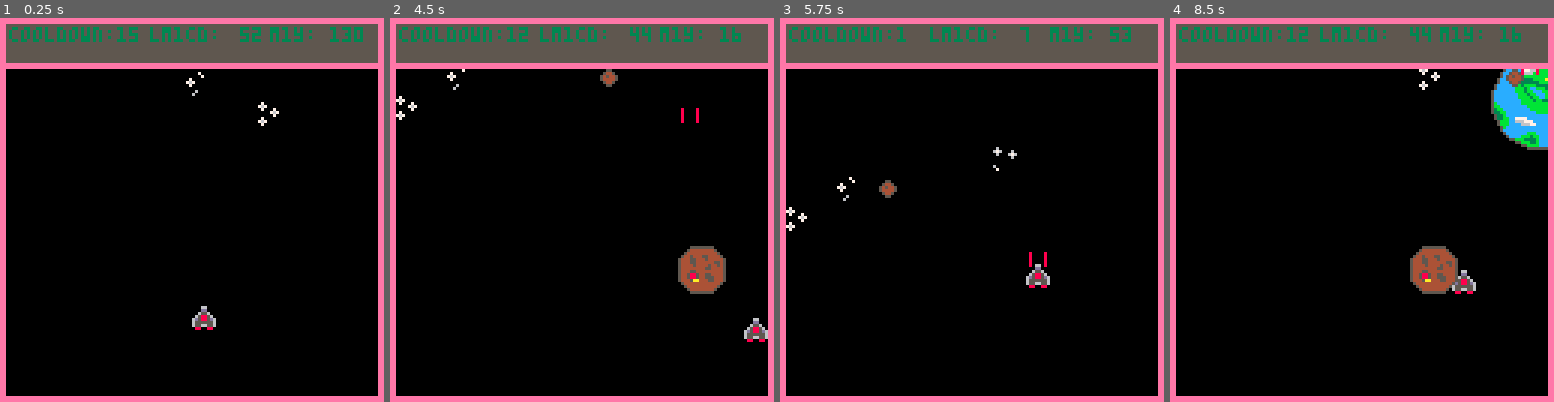
Above: before the commit, frames 1-4 (left to right).
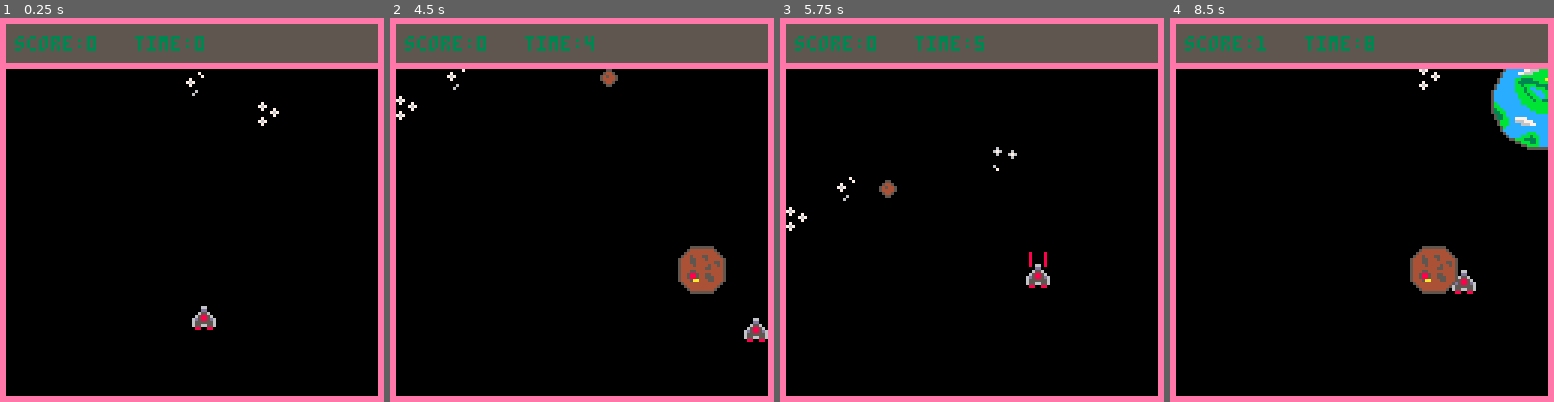
Above: after the commit, the same moments.

Repository: NeoTheSilent/Pico8_SpaceShooter
Game: PICO-8 cartridge spacerock.p8
Two runs of this game, one before a commit and one after it. Both use one fixed random seed, a clock stepped at 60 frames per second and the inputs below.
Inputs:
- Up to frame 1 (0.25 s): no input
- Up to frame 2 (4.5 s): tap O (Z key) at 0.7, 1.7, 2.1, 2.5, 2.9, 3.3, 3.7, 4.1 s; hold Right 1.6-2.1 s; hold Up 2.15-2.42 s; hold Right 2.47-3.03 s; hold Left 3.08-3.58 s; hold Down 3.63-3.97 s; hold Right from 4.02 s (still down)
- Up to frame 3 (5.75 s): tap O (Z key) every 0.4 s from 4.5 to 5.7 s; release Right at 4.68 s; hold Up 4.73-5.03 s; hold Left 5.08-5.68 s; hold Down from 5.73 s (still down)
- Up to frame 4 (8.5 s): release Down at 6.03 s; hold Right 6.08-6.58 s; tap O (Z key) every 0.4 s from 6.1 to 8.1 s; hold Right 6.63-7.13 s; hold Up 7.18-7.45 s; hold Right 7.5-8.07 s; hold Left from 8.12 s (still down)

The runs differ from the first frame. In frame 1, 1.8% of the frame differs, in the area x 2-95%, y 2-9%; in frame 2, 1.8%; in frame 3, 1.6%; in frame 4, 1.9%, in the area x 2-97%, y 2-18%.

Commit message:
Add files via upload
Updated to 0.3 | Added Score, Meteor Destruction Functionality, and a Timer. Larger Meteors will have more durability. Removed Debug text for player use. Future updates should include lives and more QoL.

Diff:
--- a/spacerock.p8
+++ b/spacerock.p8
@@ -10,9 +10,12 @@
 jeth=8
 jmp=2
 cldn=15
+score=0
+sec30=30
+second=0
 --fire information
-firex=13
-firey=13
+firex=0
+firey=130
 --star information
 s1x=12
 s1y=0
@@ -48,6 +51,7 @@
 lm1xdir=0.5
 lm1ydir=1
 lm1cd=60
+lm1dur=2
 
 function jet()
 
@@ -126,8 +130,7 @@
   end
 
  end
- --include functionality for
- --laser destroying meteor
+
 end
 
 function l_meteor()
@@ -146,8 +149,7 @@
   then lm1xdir*=-1
   end
  end
- --include functionality for
- --laser destroying meteor
+
 end
 
 function planet()
@@ -173,6 +175,12 @@
  l_meteor()
  planet()
 
+ if sec30>0
+ then sec30-=1
+ else sec30=30
+      second+=1
+ end
+
  --gun cooldown
  if cldn<15
  then cldn+=1
@@ -186,6 +194,7 @@
  --fire reseting
  if firey<3
  then firey=130
+      firex=0
  end
 
  --stars moving
@@ -222,6 +231,10 @@
  then lm1cd-=1
  end
 
+ if lm1cd<5
+ then lm1dur=2
+ end
+
  --spawning meteors
  if lm1y<130
  then
@@ -239,6 +252,41 @@
  then
   p1y+=p1ydir
  end
+
+ --laser functionality
+
+ if ((abs(firex-m1x)<5) and (abs(firey-m1y)<5))
+ then
+  --reset small meteors
+  --"destroying meteor"
+  m1x=130
+  m1y=130
+  --"destroying laser"
+  firex=0
+  firey=130
+  --score
+  score+=1
+ end
+
+ if ((abs(firex-(lm1x+2))<8)
+ and (abs(firey-(lm1y+8))<8))
+ then
+ --damage meteor
+ lm1dur-=1
+ firex=0
+ firey=130
+ if (lm1dur==0)
+ then
+  --reset large meteor
+  --"destroying meteor"
+  lm1dur=2
+  lm1x=130
+  lm1y=130
+  --score
+  score+=2
+  end
+ end
+
 end
 
 function _draw()
@@ -292,14 +340,21 @@
  rectfill(128,0,126,126,14)
  rectfill(0,126,128,128,14)
 
- --information for player
-	print("cooldown: ",3,3,3)
-	print(cldn,39,3,3)
-
-	print("lm1cd: ",50,3,3)
-	print(lm1cd,80,3,3)
-	print("m1y: ",90,3,3)
-	print(m1y,110,3,3)
+ --debug (comment out)
+
+ --	print("cooldown: ",3,3,3)
+	--print(cldn,39,3,3)
+
+	--print("lm1cd: ",50,3,3)
+	--print(lm1cd,80,3,3)
+	--print("score: ",90,3,3)
+	--print(score,120,3,3)
+
+	print("score: ",5,6,3)
+	print(score,29,6,3)
+
+	print("time: ",45,6,3)
+	print(second,65,6,3)
 
 end
 __gfx__
